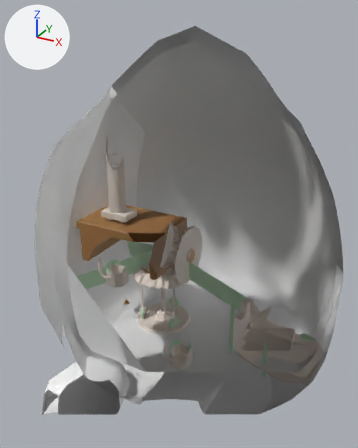
What one commit did to the FBX model Assets/Meshes/Penguin.fbx.
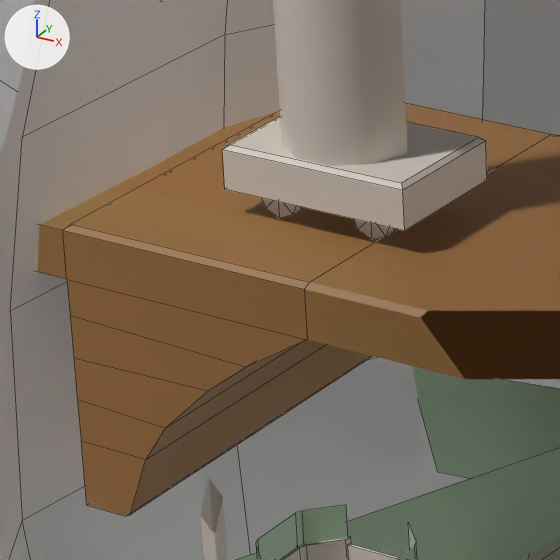
Each version appears first from a 50 mm lens placed at (0.337, -0.69, 0.654), pointed at (-0.07, 0.05, 0.284), and next in a close-up on the part from 20% to 41% of the width and 43% to 60% of the height. The lights are fixed; the arrows at upper left show +X, +Y and +Z. The close-ups show mesh edges as thin lines. Everything nearer to the camera than a plane just in front of the edit is cut away. Where no turn or scale is listed for an object, it has been applied to the vertices. Vertices at the same position are counted once.

The first close-up shows 'Back', 'BackShell', 'Base', 'Body', 'Coach1', 'Fence1', 'Link1', 'Platform', 'Wheel2', 'Wheel3', 'flag', 'flag1'.
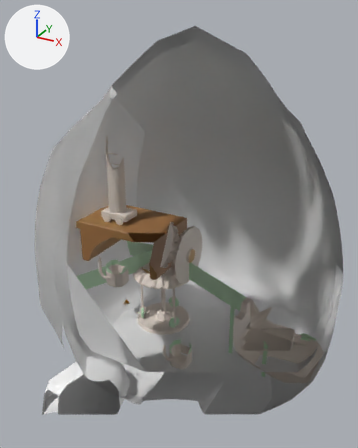
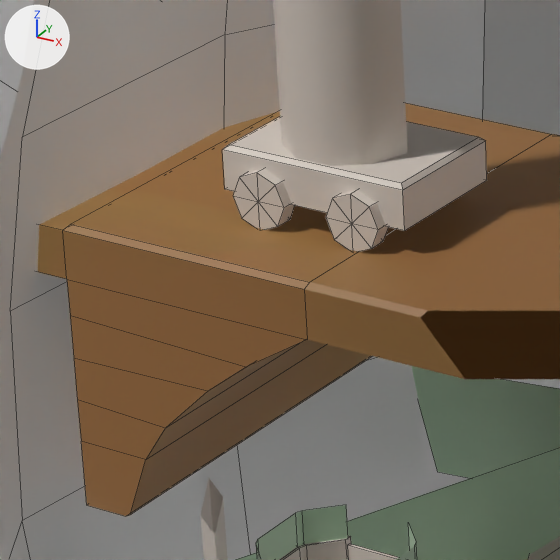
The change, as a list of edits to the scene's bpy script:
```text
Change me_mesh_139:
    where me_mesh_139.from_pydata(...)  # 18 vertices, 24 faces; spans x -0.00606..0.00606, y -0.00195..0.00195, z -0.00606..0.00606
    used by ob_wheel2; location = (-0.1839, -0.0098, 0.2962)
    me_mesh_139 part 2: the whole mesh is scaled about its middle by 1.3
Change me_mesh_140:
    where me_mesh_140.from_pydata(...)  # 18 vertices, 24 faces; spans x -0.00606..0.00606, y -0.00195..0.00195, z -0.00606..0.00606
    used by ob_wheel3; location = (-0.1557, -0.0098, 0.2962)
    me_mesh_140 part 1: the whole mesh is scaled about its middle by 1.3
Change ob_wheel2:
    ob_wheel2.location: (-0.1839, -0.0098, 0.2962) -> (-0.1557, -0.0174, 0.2976)
Change ob_wheel3:
    ob_wheel3.location: (-0.1557, -0.0098, 0.2962) -> (-0.1839, -0.0174, 0.2976)
```

What differs and where, as boxes (x1, y1, x2, y2) in the close-ups (560 x 560 px):
'Wheel2', mesh rescaled, moved: before (262, 198, 303, 218); after (326, 190, 388, 252)
'Wheel3', mesh rescaled, moved: before (354, 219, 396, 239); after (233, 169, 295, 230)
